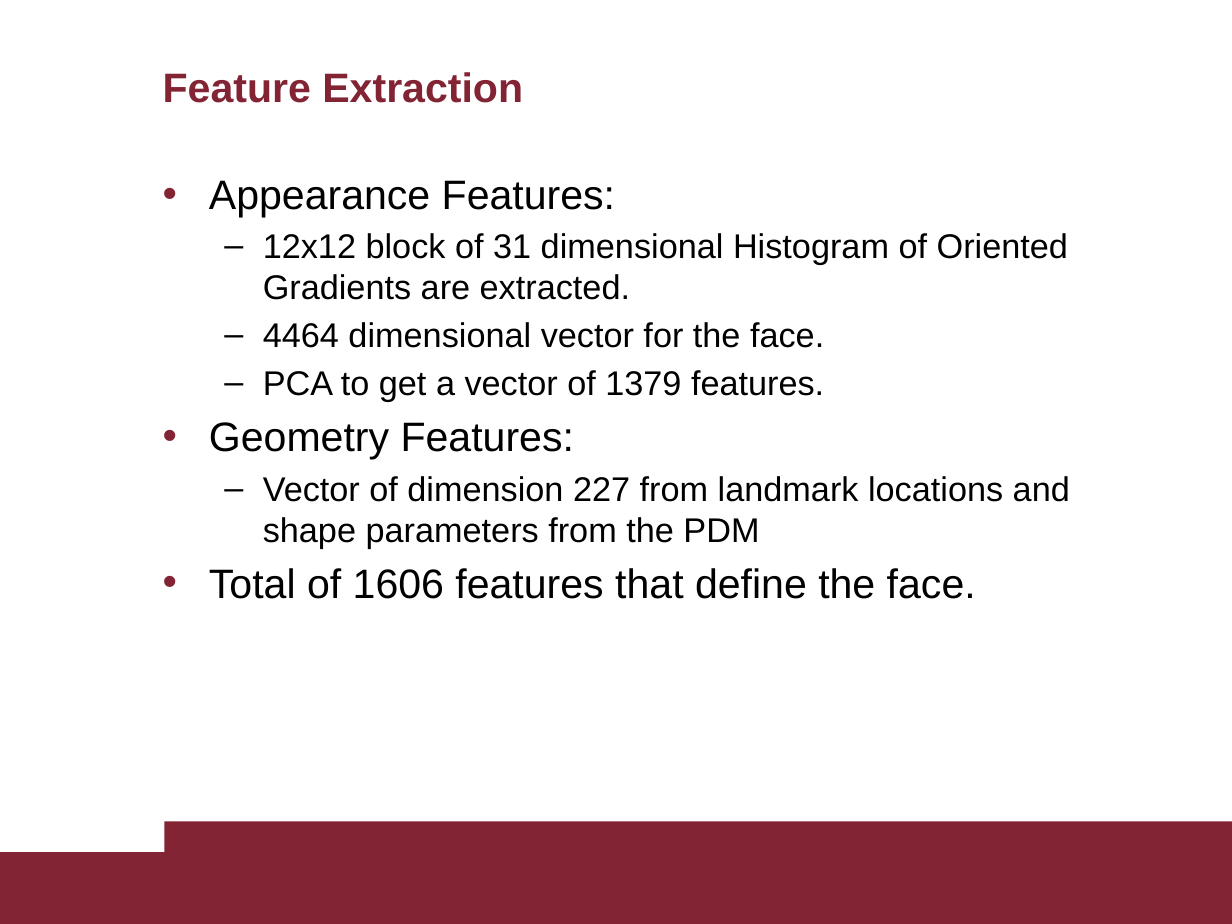
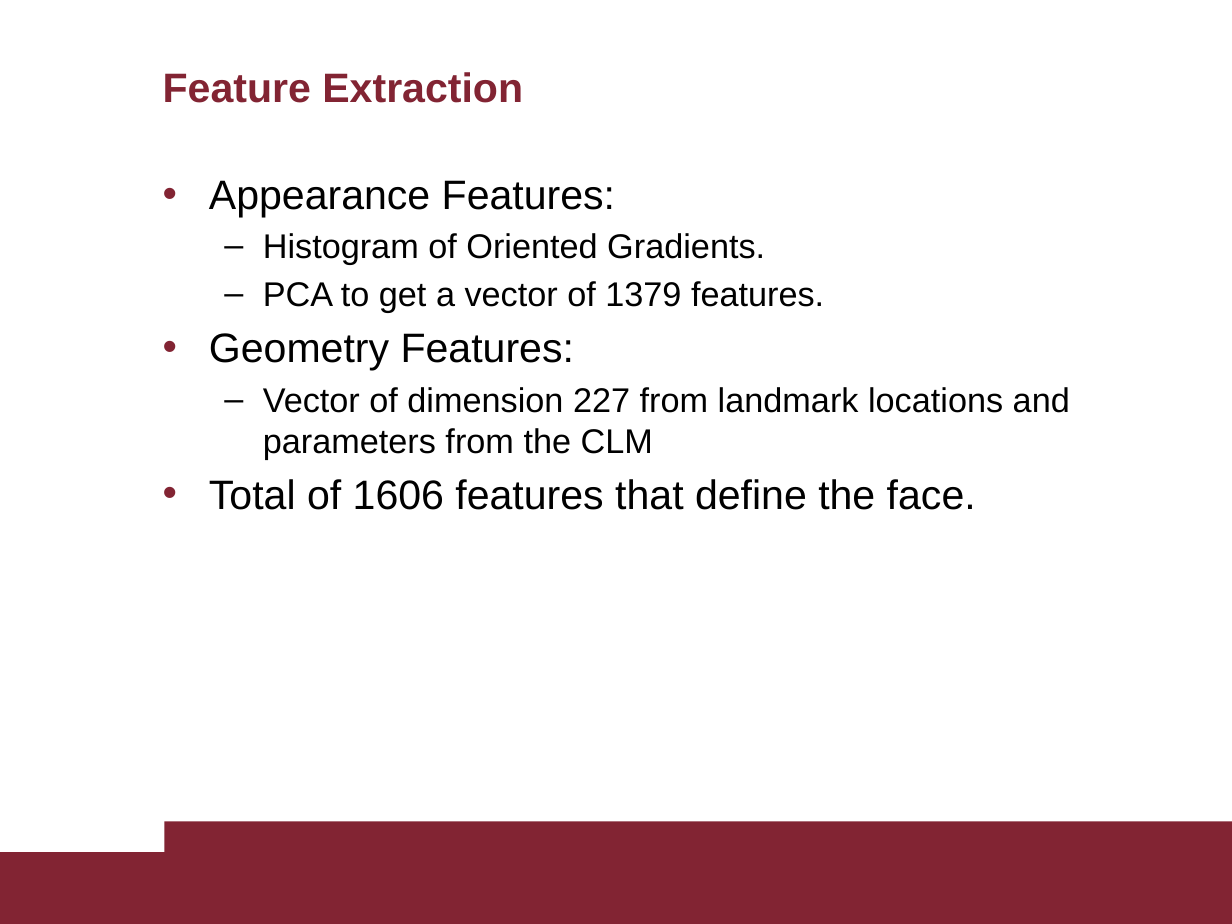
Before and after one commit to AscaL/thesis, a slide deck: slide 12 of Tesi Emanuele Orfanelli 1383726.pptx (slide 13 before the commit). Drawn at 1232x924 pixels with LibreOffice and Linux fonts; fonts in the diff are those of the drawing. Boxes give left, top, right and bottom in pixels: in the first picture for what was removed or moved away, otherwise in the second. Text is boxed around its words. In the diff, an @@ line names an element or a change of style, - is before the commit and + after.

```diff
--- a/Tesi Emanuele Orfanelli 1383726.pptx
+++ b/Tesi Emanuele Orfanelli 1383726.pptx
@@ text at <box>263,233,765,265</box>: text changed @@
-  – 12x12 block of 31 dimensional Histogram of Oriented Gradients are extracted.
-  – 4464 dimensional vector for the face.
+  – Histogram of Oriented Gradients.
@@ text at <box>263,387,1070,459</box>: text changed @@
-  – Vector of dimension 227 from landmark locations and shape parameters from the PDM
+  – Vector of dimension 227 from landmark locations and parameters from the CLM
```
Also in this commit, not shown: 23 other slides changed, 2 slides removed.
